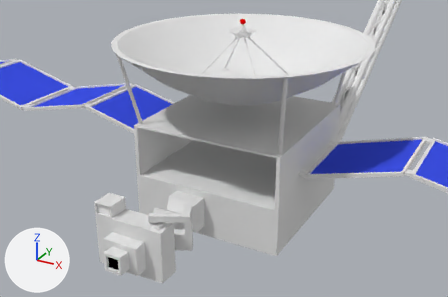
The Blender file Bloop/Assets/Voyager_probe.blend: old version first, new version second.
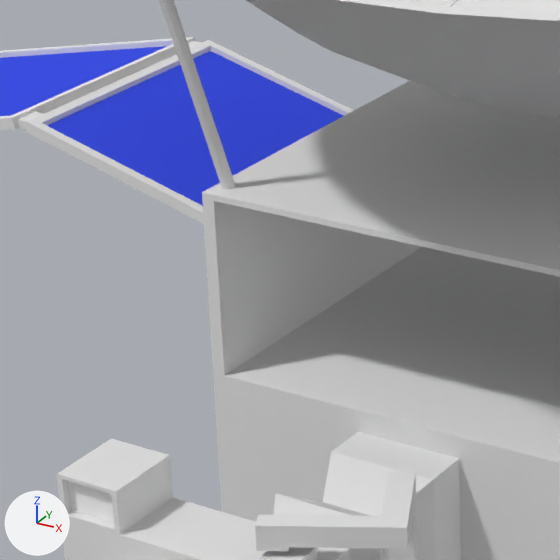
There are two pictures of each version: one from a 50 mm lens placed at (3.47, -6.79, 1.52), pointed at (-0.02, -0.44, -1.66), one close up on the part from 18% to 52% of the width and 25% to 76% of the height. Lighting does not change. The marker at lower left points along +X, +Y and +Z.
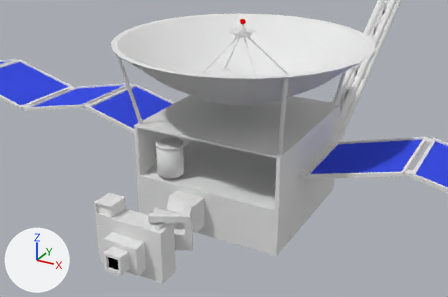
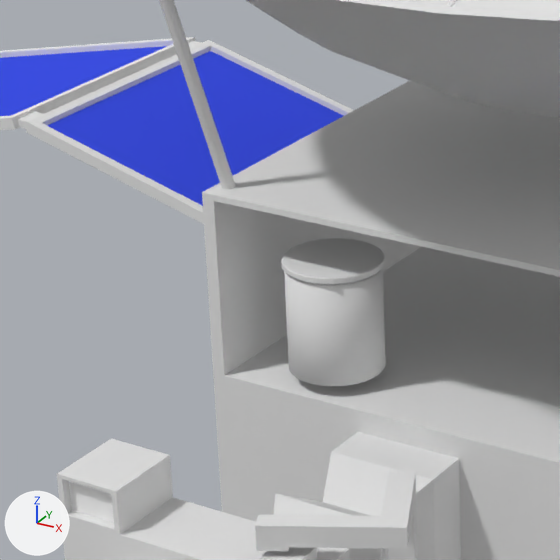
The change, as a list of edits to the scene's bpy script:
```text
Add mat_lid:
    mat_lid = diffuse_material('lid')
    mat_lid.base_color = (0.8, 0.8, 0.8)  # white #e7e7e7
Add mat_glas:
    mat_glas = diffuse_material('glas')
    mat_glas.base_color = (0.8, 0.8, 0.8)  # white #e7e7e7
Add mat_jam:
    mat_jam = diffuse_material('jam')
    mat_jam.base_color = (0.8, 0.8, 0.8)  # white #e7e7e7
Add me_cylinder_006:
    me_cylinder_006.from_pydata(...)  # 928 vertices, 837 faces; spans x -1.04..1.05, y -1.05..1.04, z -1.17..0.65
    # faces by material slot: [97, 354, 386]
    me_cylinder_006.materials.append(mat_lid)  # white #e7e7e7
    me_cylinder_006.materials.append(mat_glas)  # white #e7e7e7
    me_cylinder_006.materials.append(mat_jam)  # white #e7e7e7
Add ob_cylinder_006:
    ob_cylinder_006 = bpy.data.objects.new('Cylinder.006', me_cylinder_006)
    ob_cylinder_006.location = (-0.598, -0.815, -1.71)
    ob_cylinder_006.scale = (0.17, 0.17, 0.226)
```

Boxes (x1, y1, x2, y2) around the edits, measured in the close-ups (560 x 560 px):
'Cylinder.006', added
    after: (281, 238, 386, 386)
    faces in mat_glas (white #e7e7e7): (284, 268, 386, 386)
    faces in mat_lid (white #e7e7e7): (281, 238, 385, 284)
